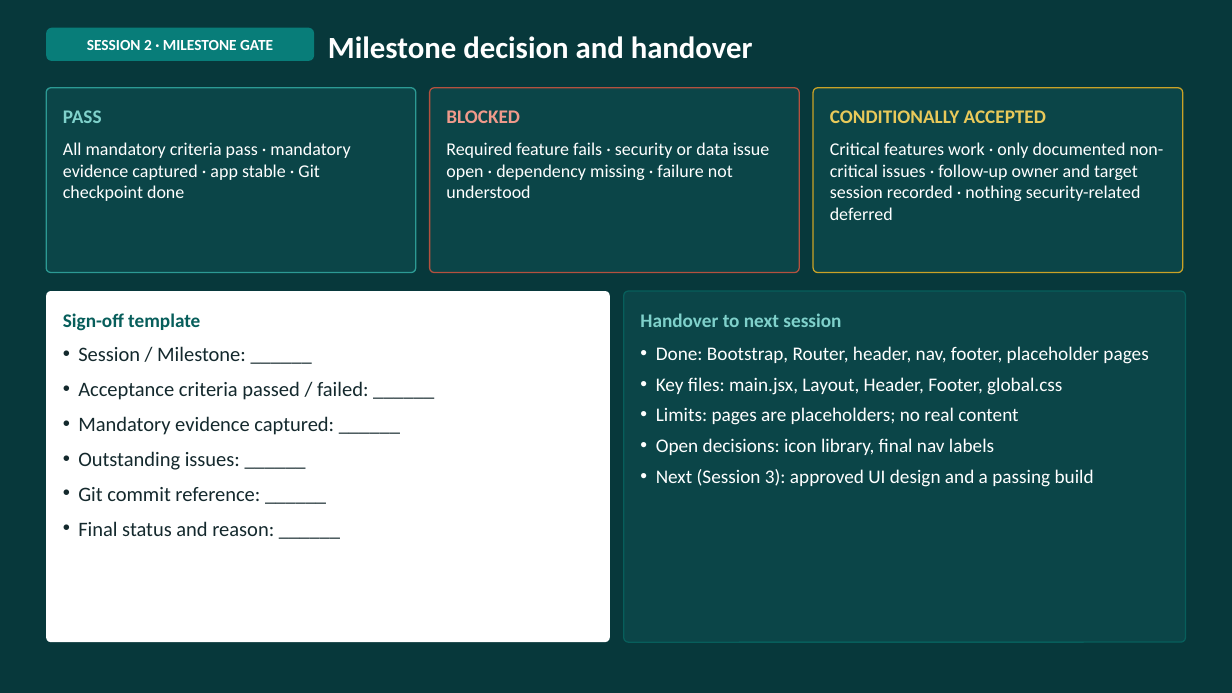
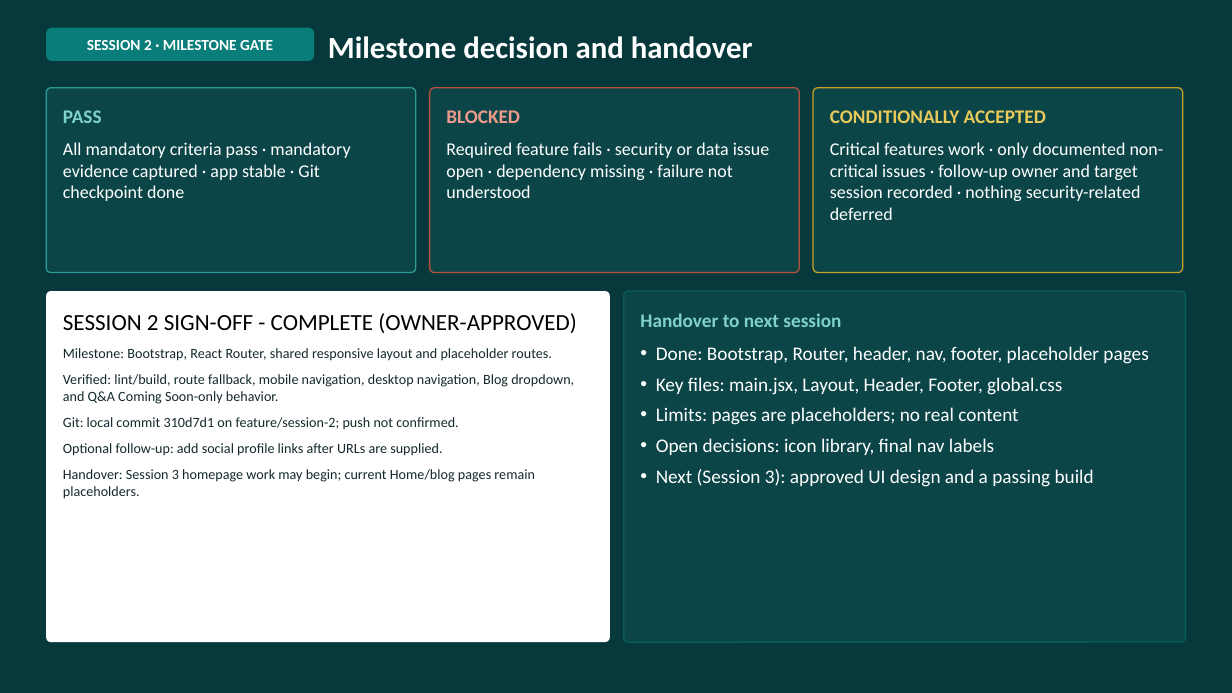
Before and after one commit to jaydeeprajputprojects-wq/codeclassic, a slide deck: slide 18 of docs/initial-project-docs/CodeClassic_Execution_Plan.pptx. Drawn at 1232x693 pixels with LibreOffice and Linux fonts; fonts in the diff are those of the drawing. Boxes give left, top, right and bottom in pixels: in the first picture for what was removed or moved away, otherwise in the second. Text is boxed around its words. In the diff, an @@ line names an element or a change of style, - is before the commit and + after.

Commit message:
feat: update project context and session report to reflect Session 2 acceptance, revise learning guide for clarity, and replace execution plan document

```diff
--- a/docs/initial-project-docs/CodeClassic_Execution_Plan.pptx
+++ b/docs/initial-project-docs/CodeClassic_Execution_Plan.pptx
@@ text in rounded rectangle at (63,313,576,499): text changed; size 16 to 11 pt @@
-Sign-off template
-• Session / Milestone: ______
-• Acceptance criteria passed / failed: ______
-• Mandatory evidence captured: ______
-• Outstanding issues: ______
-• Git commit reference: ______
-• Final status and reason: ______
+SESSION 2 SIGN-OFF - COMPLETE (OWNER-APPROVED)
+Milestone: Bootstrap, React Router, shared responsive layout and placeholder routes.
+Verified: lint/build, route fallback, mobile navigation, desktop navigation, Blog dropdown, and Q&A Coming Soon-only behavior.
+Git: local commit 310d7d1 on feature/session-2; push not confirmed.
+Optional follow-up: add social profile links after URLs are supplied.
+Handover: Session 3 homepage work may begin; current Home/blog pages remain placeholders.
```
Also in this commit, not shown: 2 other slides changed, 4 other files.
